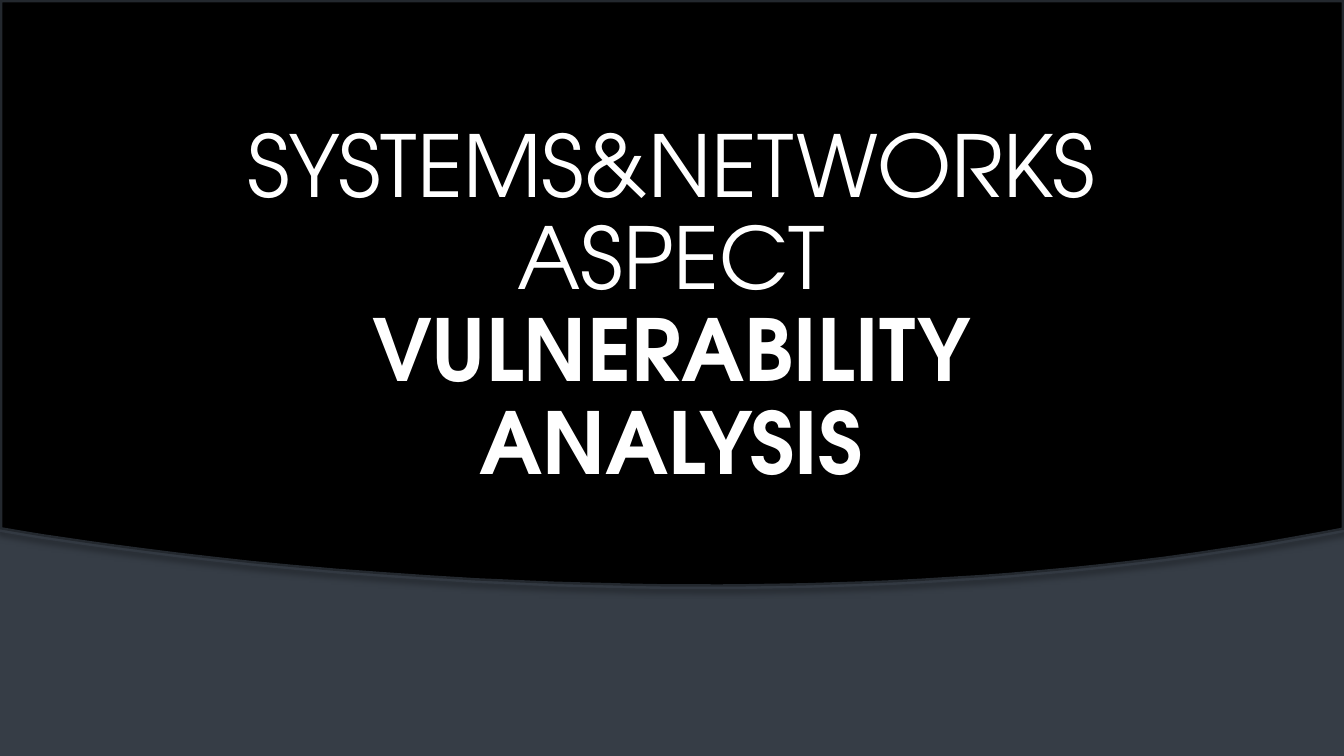
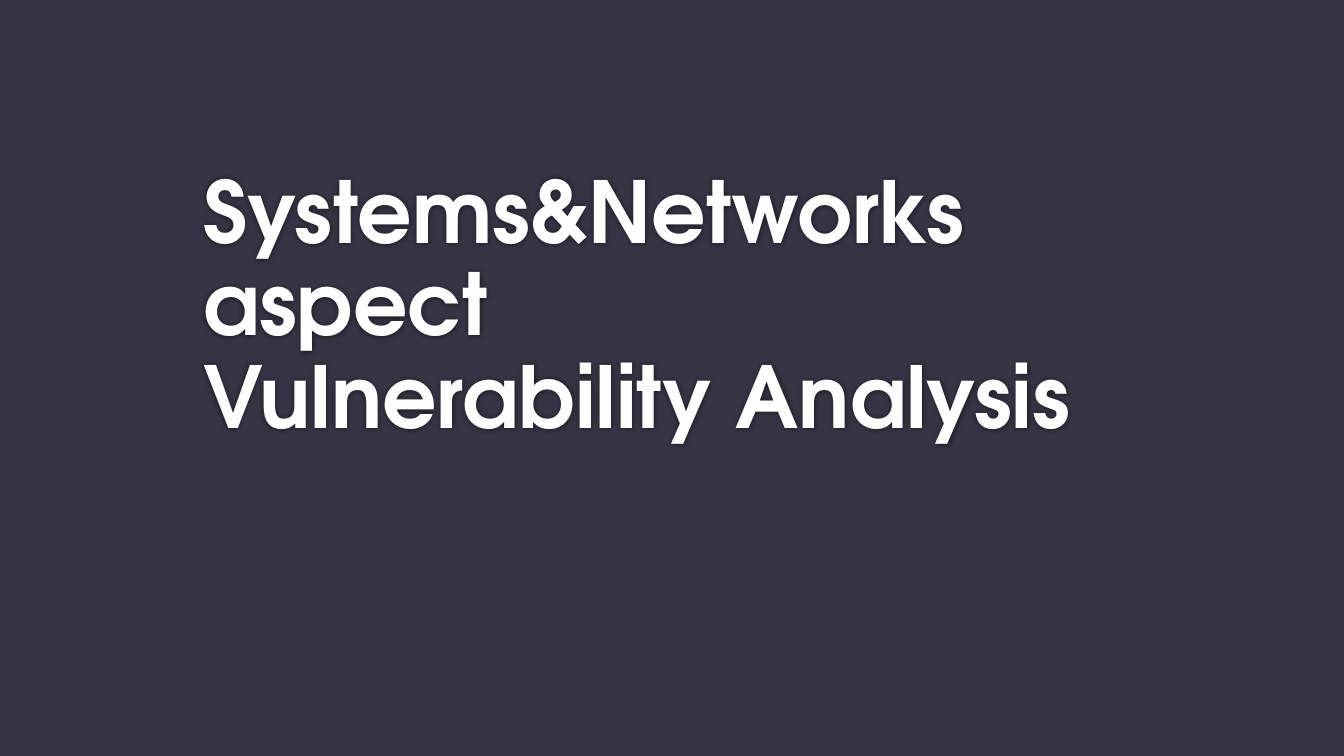
Before and after one commit to Bramelvix/Basic-Security, a slide deck: slide 1 of Opdracht BasicSecurity Systems&Networks aspect/presentatieBS.pptx. Drawn at 1344x756 pixels with LibreOffice and Linux fonts; fonts in the diff are those of the drawing; background and template pictures are left out. Boxes give left, top, right and bottom in pixels: in the first picture for what was removed or moved away, otherwise in the second. Text is boxed around its words. In the diff, an @@ line names an element or a change of style, - is before the commit and + after.

Commit message:
change theme pp

```diff
--- a/Opdracht BasicSecurity Systems&Networks aspect/presentatieBS.pptx
+++ b/Opdracht BasicSecurity Systems&Networks aspect/presentatieBS.pptx
@@ background picture (left out) to #373545 @@
@@ rectangle removed at (x1=0, y1=0, x2=1344, y2=756) @@
@@ freeform shape removed at (x1=0, y1=0, x2=1344, y2=587) @@
@@ title at (x1=203, y1=179, x2=1070, y2=444): text changed; text colour gradient #FFFFFF to #A6A6A6 to #FEFEFE; bold on @@
-SYSTEMS&NETWORKS ASPECT
-VULNERABILITY ANALYSIS
+Systems&Networks aspect
+Vulnerability Analysis
```
Also in this commit, not shown: 18 other slides changed.
